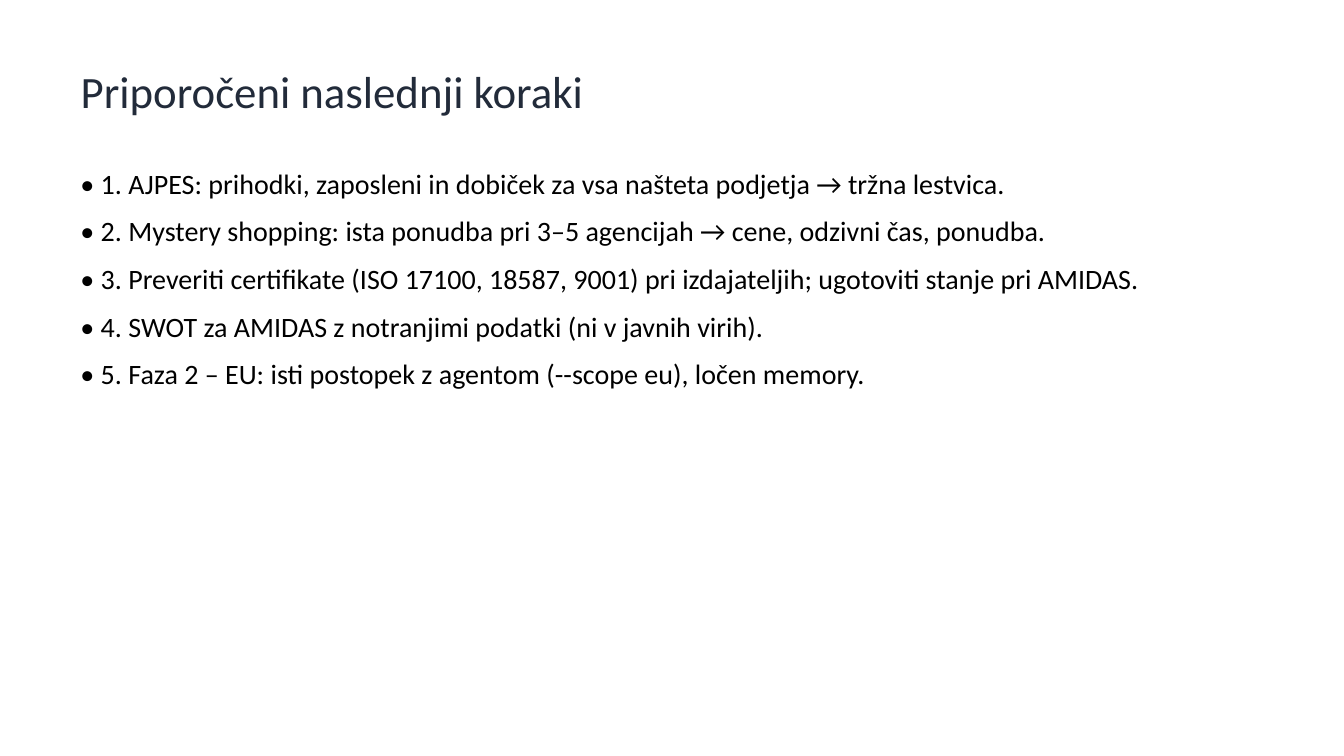
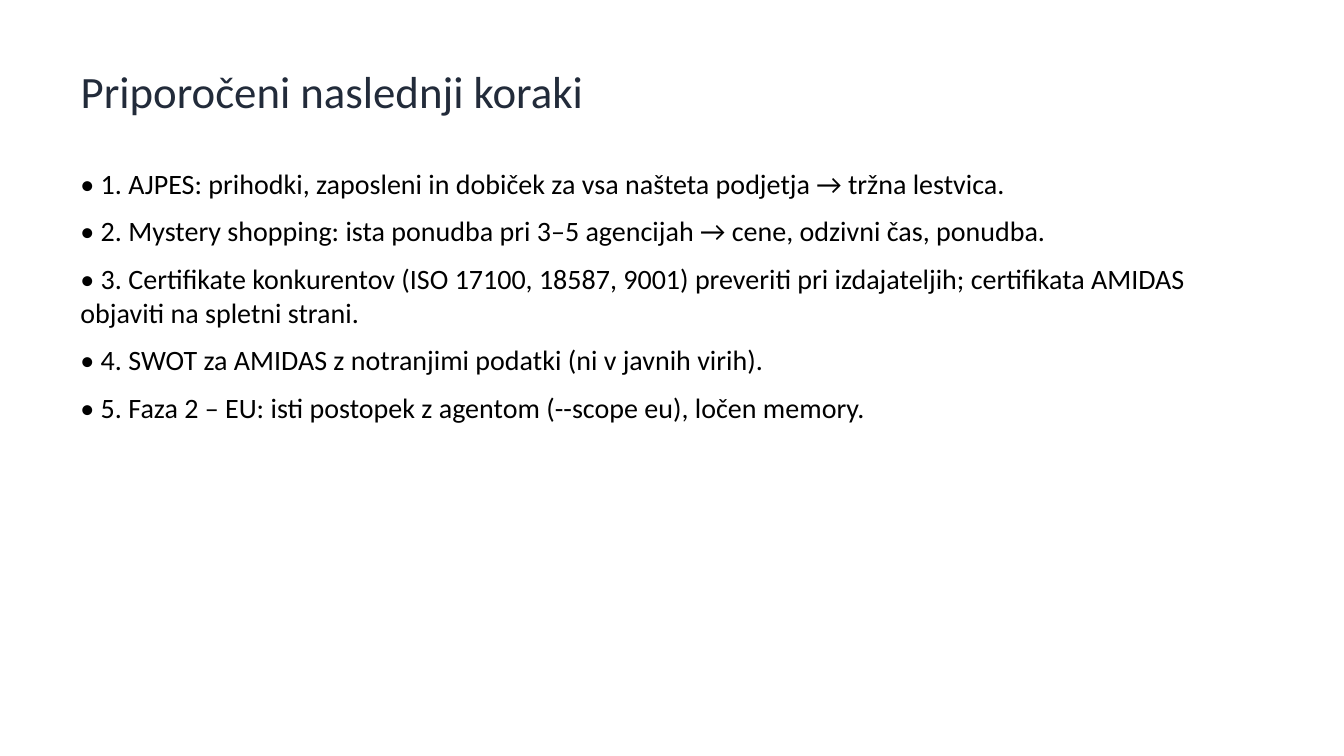
Before and after one commit to matjazambroz/github, a slide deck: slide 11 of analiza/analiza_konkurence_SI.pptx (slide 9 before the commit). Drawn at 1344x756 pixels with LibreOffice and Linux fonts; fonts in the diff are those of the drawing. Boxes give left, top, right and bottom in pixels: in the first picture for what was removed or moved away, otherwise in the second. Text is boxed around its words. In the diff, an @@ line names an element or a change of style, - is before the commit and + after.

```diff
--- a/analiza/analiza_konkurence_SI.pptx
+++ b/analiza/analiza_konkurence_SI.pptx
@@ text at (80, 268, 1184, 328): text changed @@
-• 3. Preveriti certifikate (ISO 17100, 18587, 9001) pri izdajateljih; ugotoviti stanje pri AMIDAS.
+• 3. Certifikate konkurentov (ISO 17100, 18587, 9001) preveriti pri izdajateljih; certifikata AMIDAS objaviti na spletni strani.
```
Also in this commit, not shown: 4 other slides changed, 2 slides added, 1 other file.
